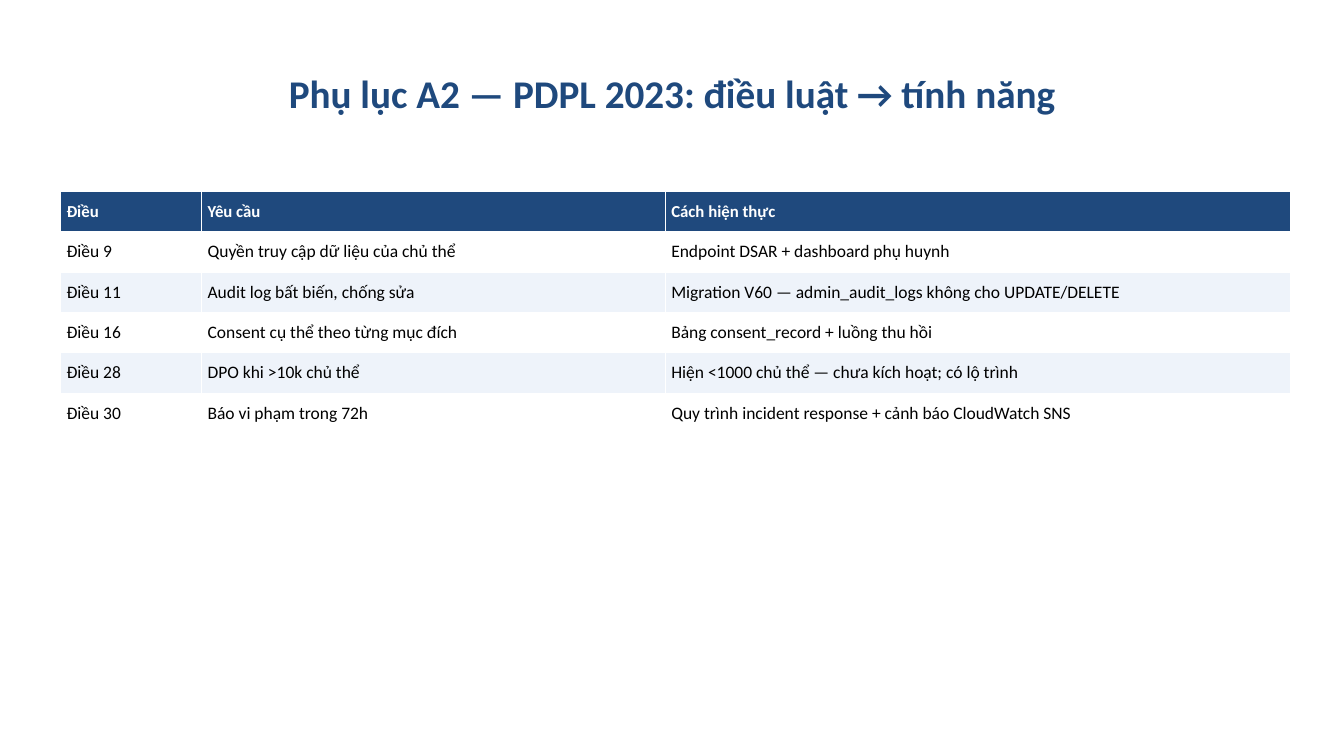
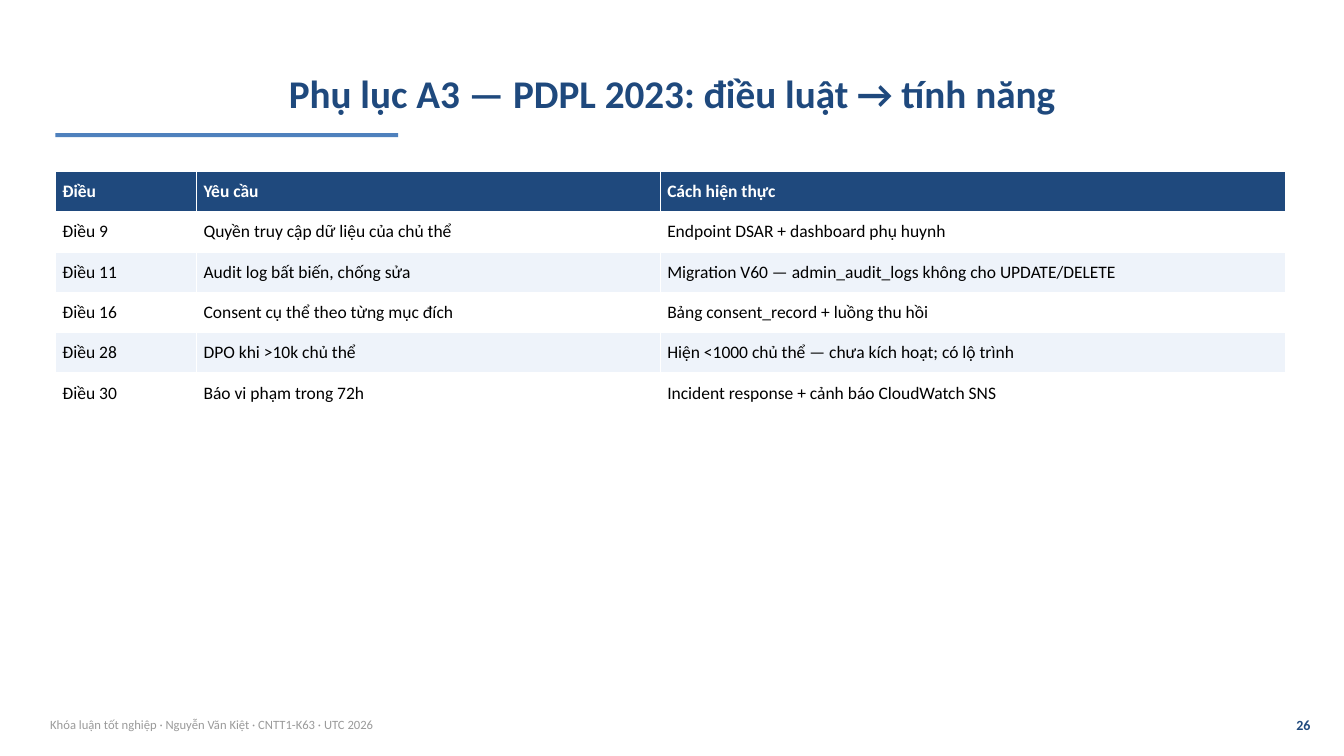
Before and after one commit to VictorAurelius/2026-Kite-Class-Platform, a slide deck: slide 26 of documents/08-thesis/defense/KiteHub-baove-khoaluan-20slide.pptx (slide 23 before the commit). Drawn at 1344x756 pixels with LibreOffice and Linux fonts; fonts in the diff are those of the drawing. Boxes give left, top, right and bottom in pixels: in the first picture for what was removed or moved away, otherwise in the second. Text is boxed around its words. In the diff, an @@ line names an element or a change of style, - is before the commit and + after.

```diff
--- a/documents/08-thesis/defense/KiteHub-baove-khoaluan-20slide.pptx
+++ b/documents/08-thesis/defense/KiteHub-baove-khoaluan-20slide.pptx
@@ title at [289, 78, 1055, 115]: text changed @@
-Phụ lục A2 — PDPL 2023: điều luật → tính năng
+Phụ lục A3 — PDPL 2023: điều luật → tính năng
@@ rectangle added at [55, 133, 398, 137], fill #4F81BD @@
@@ table at [55, 171, 1286, 413] @@
-row 6, column 3: Quy trình incident response + cảnh báo CloudWatch SNS
+row 6, column 3: Incident response + cảnh báo CloudWatch SNS
@@ size 12 to 12.5 pt in "Điều", "Yêu cầu", "Cách hiện thực" @@
@@ table: place and size @@
-table at [60, 192, 1291, 434]
+table at [55, 171, 1286, 413]
@@ text added at [50, 719, 374, 731], 9 pt, text #9A9A9A @@
+Khóa luận tốt nghiệp · Nguyễn Văn Kiệt · CNTT1-K63 · UTC 2026
@@ text added at [1296, 720, 1310, 730], 10 pt, text #1F497D, bold @@
+26
```
Also in this commit, not shown: 13 other slides changed, 12 slides added, 12 slides removed, 22 other files.
